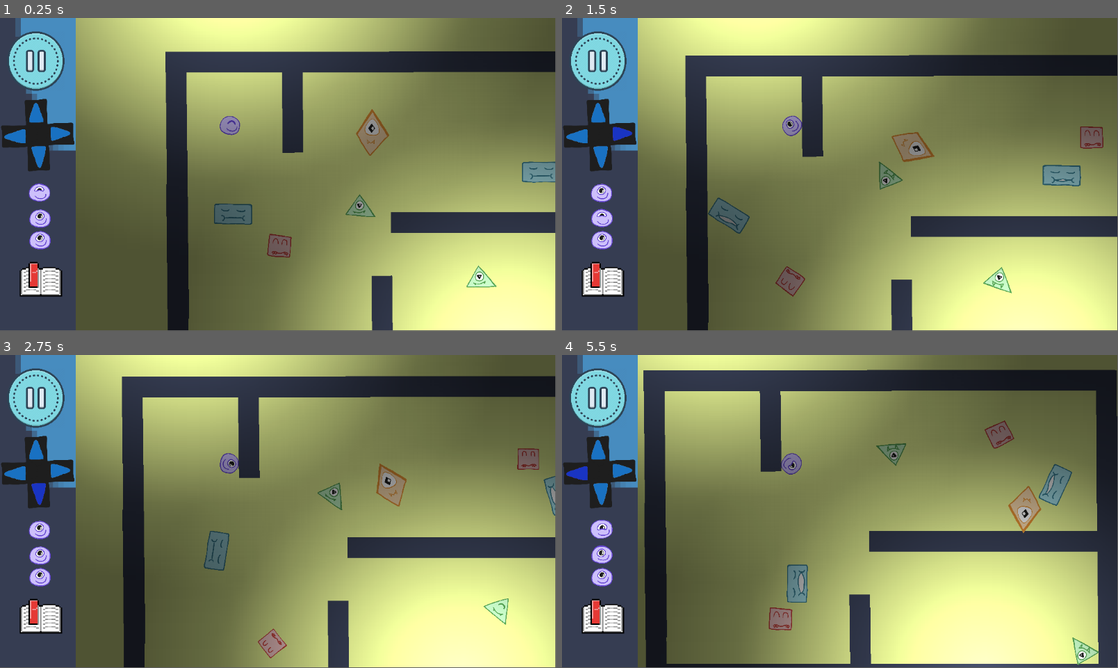
Above: before the commit, frames 1-4 (two rows, left to right).
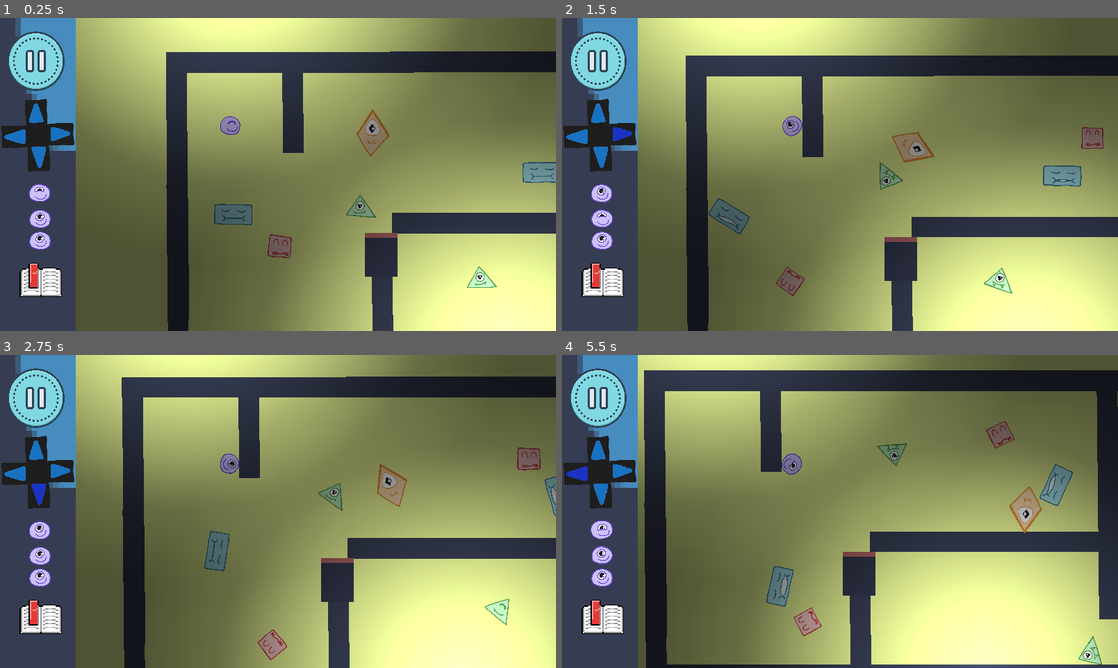
Above: after the commit, the same moments.

Repository: Abish-27/Graviton
Game: Godot game, scene res://main.tscn
Same seed, same stepped clock (60 frames per second), same inputs: the game is played once before the commit and once after it. The engine's default icon, where the game draws it, is replaced by a stand-in: a white triangle on a blue panel in a dark square.
Inputs (mouse positions are in pixels of both pictures, inside the frame that each line leads up to):
- Up to frame 1 (0.25 s): no input
- Up to frame 2 (1.5 s): click (595, 61) at 0.5 s; hold D (right) from 1.28 s (still down)
- Up to frame 3 (2.75 s): release D (right) at 2.03 s; hold Down (down) from 2.03 s (still down)
- Up to frame 4 (5.5 s): release Down (down) at 2.78 s; hold D (right) 2.78-3.53 s; hold Up (up) 3.53-4.28 s; hold Left (left) from 4.28 s (still down)
In our replay, the window is 799x449 before the commit and 800x450 after it. These sizes can differ from the game's own. Grey fills any space a smaller window leaves; there, only what the larger window draws over its background counts as a difference.

The runs differ from the first frame. In frame 1, 2.9% of the frame differs, in the area x 0-100%, y 4-100%; in frame 2, 2.9%; in frame 3, 3.1%; in frame 4, 5.2%, in the area x 0-100%, y 0-100%.

Commit message:
Nightime grind

Diff:
--- /dev/null
+++ b/graviton/breakable.tscn
@@ -0,0 +1,22 @@
+[gd_scene load_steps=3 format=3 uid="uid://c5ec5q7ex405m"]
+
+[ext_resource type="Texture2D" uid="uid://dtcjjmqf15m1q" path="res://images/icon.svg" id="1_aie8c"]
+
+[sub_resource type="RectangleShape2D" id="RectangleShape2D_efnpf"]
+size = Vector2(116, 96)
+
+[node name="breakable" type="StaticBody2D"]
+
+[node name="CollisionShape2D" type="CollisionShape2D" parent="."]
+light_mask = 3
+visibility_layer = 3
+position = Vector2(3, -1)
+shape = SubResource("RectangleShape2D_efnpf")
+
+[node name="Icon" type="Sprite2D" parent="."]
+self_modulate = Color(0.682353, 0.384314, 0.388235, 1)
+position = Vector2(1, 3.8147e-06)
+scale = Vector2(106.5, 25.1667)
+texture = ExtResource("1_aie8c")
+region_enabled = true
+region_rect = Rect2(63.037, 65.5473, 1.11934, 3.95061)
--- a/graviton/main.tscn
+++ b/graviton/main.tscn
@@ -9,6 +9,7 @@
 [ext_resource type="PackedScene" uid="uid://bmlo7kt64sxe0" path="res://rectangle.tscn" id="6_nowvf"]
 [ext_resource type="Texture2D" uid="uid://cq7lueqipxcmu" path="res://Untitled_8.png" id="8_r32ys"]
 [ext_resource type="PackedScene" uid="uid://c4fggofie8w1q" path="res://diamond.tscn" id="9_nixnb"]
+[ext_resource type="PackedScene" uid="uid://c5ec5q7ex405m" path="res://breakable.tscn" id="10_6n504"]
 
 [sub_resource type="Gradient" id="Gradient_x5s20"]
 offsets = PackedFloat32Array(0, 0.00649351, 0.441558, 0.597403)
@@ -60,6 +61,12 @@
 [node name="wall5" parent="." instance=ExtResource("2_sefs6")]
 position = Vector2(721, 629)
 
+[node name="wall12" parent="." instance=ExtResource("2_sefs6")]
+position = Vector2(1230, 628)
+
+[node name="wall13" parent="." instance=ExtResource("2_sefs6")]
+position = Vector2(1215, 19)
+
 [node name="wall6" parent="." instance=ExtResource("2_sefs6")]
 position = Vector2(286, 629)
 
@@ -88,9 +95,18 @@
 position = Vector2(960, 256)
 rotation = 1.56038
 
+[node name="wall14" parent="." instance=ExtResource("2_sefs6")]
+position = Vector2(1456, 257)
+rotation = 1.56038
+
+[node name="wall15" parent="." instance=ExtResource("2_sefs6")]
+position = Vector2(1457, 388)
+rotation = 1.56038
+
 [node name="wall8" parent="." instance=ExtResource("2_sefs6")]
 position = Vector2(961, 440)
 rotation = 1.56038
+scale = Vector2(-0.0782764, 1)
 
 [node name="triangle" parent="." instance=ExtResource("4_2e3p3")]
 position = Vector2(399, 322)
@@ -135,3 +151,7 @@
 
 [node name="diamond" parent="." instance=ExtResource("9_nixnb")]
 position = Vector2(429, 170)
+
+[node name="breakable" parent="." instance=ExtResource("10_6n504")]
+position = Vector2(443, 419)
+scale = Vector2(0.573163, 0.915748)
--- a/graviton/project.godot
+++ b/graviton/project.godot
@@ -17,7 +17,7 @@
 
 [display]
 
-window/size/resizable=false
+window/stretch/mode="canvas_items"
 
 [input]
 
--- a/graviton/scripts/player.gd
+++ b/graviton/scripts/player.gd
@@ -36,14 +36,21 @@
 	for i in get_slide_collision_count():
 		var collision = get_slide_collision(i)
 		var other = collision.get_collider()
+
+		if collision:
+			var normal = collision.get_normal()
+			velocity = velocity.bounce(normal)
+			self.velocity = velocity
+
 		if other is CharacterBody2D:
 			if other.tag in ['triangle', 'diamond']:
 				if not other.cooling:
 					other.doDamage(self)
-		if collision:
-			var normal = collision.get_normal()
-			velocity = velocity.bounce(normal)
-			self.velocity = velocity  # <-- This line ensures bounce continues next frame
+			if other.tag in ['rectangle']:
+				print('bouncing')
+				var normal = collision.get_normal()
+				velocity = velocity.bounce(normal) * 1.2
+				self.velocity = velocity
 
 	rotation += velocity.length() * delta * 0.06
 
--- a/graviton/square.tscn
+++ b/graviton/square.tscn
@@ -30,13 +30,13 @@
 [sub_resource type="SpriteFrames" id="SpriteFrames_bp8b3"]
 animations = [{
 "frames": [{
-"duration": 1.0,
+"duration": 20.0,
 "texture": SubResource("AtlasTexture_g66wl")
 }, {
 "duration": 1.0,
 "texture": SubResource("AtlasTexture_0ejnj")
 }, {
-"duration": 1.0,
+"duration": 5.0,
 "texture": SubResource("AtlasTexture_mledl")
 }, {
 "duration": 1.0,
@@ -74,5 +74,5 @@
 position = Vector2(-1, 0)
 scale = Vector2(0.131537, 0.131537)
 sprite_frames = SubResource("SpriteFrames_bp8b3")
-frame_progress = 0.275373
-speed_scale = 0.2
+frame_progress = 0.775829
+speed_scale = 1.5
Not shown: 1 places in graviton/main.tscn that only renumber resources
